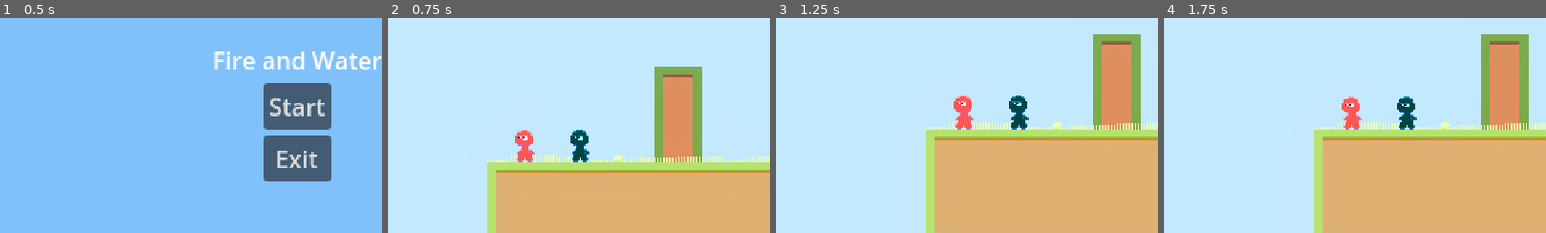
Above: before the commit, frames 1-4 (left to right).
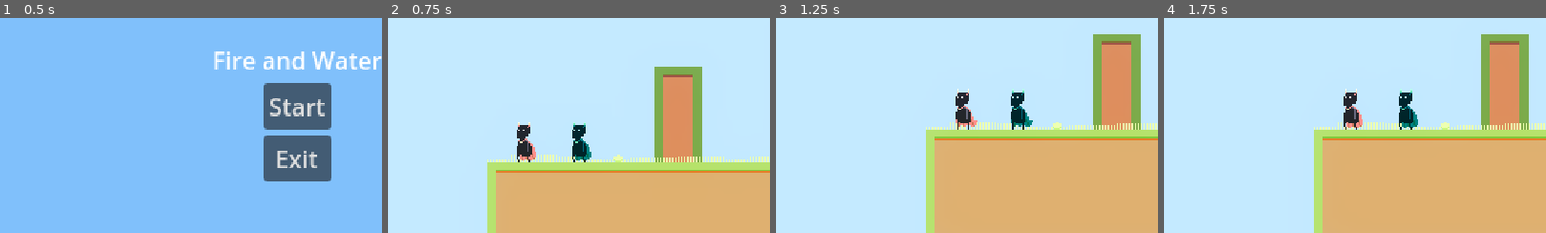
Above: after the commit, the same moments.

Repository: JohannesKoenig/fire-and-water
Game: Godot game, scene res://scenes/menu/main_menu.tscn
The game is run twice, just before and just after one commit, with the same random seed, the same clock (stepped at 60 frames per second) and the same inputs.
Inputs:
- Up to frame 1 (0.5 s): no input
- Up to frame 2 (0.75 s): click "Start" at 0.5 s
- Up to frame 3 (1.25 s): no input
- Up to frame 4 (1.75 s): no input
The pictures show only the part of the screen within x 11-61%, y 28-78%; the shares and areas given below are measured in that part.

Frame 1 is identical in both runs. In frame 2, 1.5% of the frame differs, in the area x 33-54%, y 48-68%; in frame 3, 1.5%, in the area x 46-68%, y 32-52%; in frame 4, 1.5%.

Commit message:
add new animations

Diff:
--- a/game/scenes/exit/exit.tscn
+++ b/game/scenes/exit/exit.tscn
@@ -94,6 +94,46 @@
 fill_to = Vector2(1, 0.5)
 metadata/_snap_enabled = true
 
+[sub_resource type="Animation" id="Animation_hp8yn"]
+resource_name = "Exit"
+loop_mode = 1
+tracks/0/type = "value"
+tracks/0/imported = false
+tracks/0/enabled = true
+tracks/0/path = NodePath("AnimatedSprite2D:animation")
+tracks/0/interp = 1
+tracks/0/loop_wrap = true
+tracks/0/keys = {
+"times": PackedFloat32Array(0),
+"transitions": PackedFloat32Array(1),
+"update": 1,
+"values": [&"idle"]
+}
+tracks/1/type = "value"
+tracks/1/imported = false
+tracks/1/enabled = true
+tracks/1/path = NodePath("AnimatedSprite2D:scale")
+tracks/1/interp = 1
+tracks/1/loop_wrap = true
+tracks/1/keys = {
+"times": PackedFloat32Array(0),
+"transitions": PackedFloat32Array(1),
+"update": 0,
+"values": [Vector2(4, 4)]
+}
+tracks/2/type = "value"
+tracks/2/imported = false
+tracks/2/enabled = true
+tracks/2/path = NodePath("PointLight2D:texture_scale")
+tracks/2/interp = 1
+tracks/2/loop_wrap = true
+tracks/2/keys = {
+"times": PackedFloat32Array(0),
+"transitions": PackedFloat32Array(1),
+"update": 0,
+"values": [4.0]
+}
+
 [sub_resource type="Animation" id="Animation_x5010"]
 resource_name = "Idle"
 loop_mode = 1
@@ -213,46 +253,6 @@
 "values": [Vector2(1, 1), Vector2(4, 4)]
 }
 
-[sub_resource type="Animation" id="Animation_hp8yn"]
-resource_name = "Exit"
-loop_mode = 1
-tracks/0/type = "value"
-tracks/0/imported = false
-tracks/0/enabled = true
-tracks/0/path = NodePath("AnimatedSprite2D:animation")
-tracks/0/interp = 1
-tracks/0/loop_wrap = true
-tracks/0/keys = {
-"times": PackedFloat32Array(0),
-"transitions": PackedFloat32Array(1),
-"update": 1,
-"values": [&"idle"]
-}
-tracks/1/type = "value"
-tracks/1/imported = false
-tracks/1/enabled = true
-tracks/1/path = NodePath("AnimatedSprite2D:scale")
-tracks/1/interp = 1
-tracks/1/loop_wrap = true
-tracks/1/keys = {
-"times": PackedFloat32Array(0),
-"transitions": PackedFloat32Array(1),
-"update": 0,
-"values": [Vector2(4, 4)]
-}
-tracks/2/type = "value"
-tracks/2/imported = false
-tracks/2/enabled = true
-tracks/2/path = NodePath("PointLight2D:texture_scale")
-tracks/2/interp = 1
-tracks/2/loop_wrap = true
-tracks/2/keys = {
-"times": PackedFloat32Array(0),
-"transitions": PackedFloat32Array(1),
-"update": 0,
-"values": [4.0]
-}
-
 [sub_resource type="AnimationLibrary" id="AnimationLibrary_tp67x"]
 _data = {
 "Exit": SubResource("Animation_hp8yn"),
--- a/game/scenes/player_character.tscn
+++ b/game/scenes/player_character.tscn
@@ -7,22 +7,22 @@
 [ext_resource type="Script" path="res://scripts/HurtBox.gd" id="5_q3v0x"]
 
 [sub_resource type="CapsuleShape2D" id="CapsuleShape2D_cqnov"]
-radius = 7.0
-height = 22.0
+radius = 5.0
+height = 24.0
 
 [sub_resource type="CircleShape2D" id="CircleShape2D_q1y1r"]
-radius = 7.0
+radius = 5.0
 
 [sub_resource type="CapsuleShape2D" id="CapsuleShape2D_qohb8"]
-radius = 7.0
-height = 22.0
+radius = 5.0
+height = 24.0
 
 [node name="PlayerCharacter" type="CharacterBody2D"]
 z_index = 5
 script = ExtResource("1_b4wwt")
 
 [node name="CollisionShape2D" type="CollisionShape2D" parent="."]
-position = Vector2(0, -11)
+position = Vector2(0, -12)
 shape = SubResource("CapsuleShape2D_cqnov")
 
 [node name="Rig" type="Marker2D" parent="."]
@@ -30,7 +30,6 @@
 script = ExtResource("3_dkkbr")
 
 [node name="PlayerVisuals" parent="." node_paths=PackedStringArray("rig", "player_input") instance=ExtResource("2_6ksa6")]
-position = Vector2(0, -16)
 rig = NodePath("../Rig")
 player_input = NodePath("../PlayerInput")
 
@@ -42,7 +41,7 @@
 collision_mask = 512
 
 [node name="CollisionShape2D" type="CollisionShape2D" parent="ExitSensor"]
-position = Vector2(0, -10)
+position = Vector2(0, -9)
 shape = SubResource("CircleShape2D_q1y1r")
 
 [node name="HurtBox" type="Area2D" parent="." node_paths=PackedStringArray("agent")]
@@ -52,7 +51,7 @@
 agent = NodePath("..")
 
 [node name="CollisionShape2D" type="CollisionShape2D" parent="HurtBox"]
-position = Vector2(0, -11)
+position = Vector2(0, -12)
 shape = SubResource("CapsuleShape2D_qohb8")
 
 [node name="CojoteTimer" type="Timer" parent="."]
--- a/game/scenes/player_visuals.tscn
+++ b/game/scenes/player_visuals.tscn
@@ -1,76 +1,98 @@
-[gd_scene load_steps=16 format=3 uid="uid://b1lm6sv4v5brl"]
+[gd_scene load_steps=20 format=3 uid="uid://b1lm6sv4v5brl"]
 
 [ext_resource type="Script" path="res://scripts/player_visuals.gd" id="1_i6iuw"]
-[ext_resource type="Texture2D" uid="uid://cdljafmtm8qvy" path="res://assets/sprite_animations/player_idle.png" id="1_lrc5s"]
-[ext_resource type="Texture2D" uid="uid://xermfdeegbt4" path="res://assets/sprite_animations/player_walk.png" id="2_7h13v"]
+[ext_resource type="Texture2D" uid="uid://kqetjy8cujj1" path="res://assets/sprite_animations/elemental-catalyst_idle.png" id="2_4mvmr"]
+[ext_resource type="Texture2D" uid="uid://bkelu0bu3qc34" path="res://assets/sprite_animations/elemental-catalyst_walk.png" id="3_tygi1"]
 
-[sub_resource type="AtlasTexture" id="AtlasTexture_ivhyt"]
-atlas = ExtResource("1_lrc5s")
+[sub_resource type="AtlasTexture" id="AtlasTexture_08fjo"]
+atlas = ExtResource("2_4mvmr")
 region = Rect2(0, 0, 32, 32)
 
-[sub_resource type="AtlasTexture" id="AtlasTexture_7sti5"]
-atlas = ExtResource("1_lrc5s")
+[sub_resource type="AtlasTexture" id="AtlasTexture_rrbkb"]
+atlas = ExtResource("2_4mvmr")
 region = Rect2(32, 0, 32, 32)
 
-[sub_resource type="AtlasTexture" id="AtlasTexture_oacpt"]
-atlas = ExtResource("1_lrc5s")
+[sub_resource type="AtlasTexture" id="AtlasTexture_0wofo"]
+atlas = ExtResource("2_4mvmr")
 region = Rect2(64, 0, 32, 32)
 
-[sub_resource type="AtlasTexture" id="AtlasTexture_q0a3d"]
-atlas = ExtResource("1_lrc5s")
+[sub_resource type="AtlasTexture" id="AtlasTexture_3omm3"]
+atlas = ExtResource("2_4mvmr")
 region = Rect2(96, 0, 32, 32)
 
-[sub_resource type="AtlasTexture" id="AtlasTexture_ulgws"]
-atlas = ExtResource("1_lrc5s")
+[sub_resource type="AtlasTexture" id="AtlasTexture_jo6ve"]
+atlas = ExtResource("2_4mvmr")
 region = Rect2(128, 0, 32, 32)
 
-[sub_resource type="AtlasTexture" id="AtlasTexture_rxur7"]
-atlas = ExtResource("1_lrc5s")
+[sub_resource type="AtlasTexture" id="AtlasTexture_yun8o"]
+atlas = ExtResource("2_4mvmr")
 region = Rect2(160, 0, 32, 32)
 
-[sub_resource type="AtlasTexture" id="AtlasTexture_gu033"]
-atlas = ExtResource("1_lrc5s")
+[sub_resource type="AtlasTexture" id="AtlasTexture_5l3uf"]
+atlas = ExtResource("2_4mvmr")
 region = Rect2(192, 0, 32, 32)
 
-[sub_resource type="AtlasTexture" id="AtlasTexture_v4nco"]
-atlas = ExtResource("2_7h13v")
+[sub_resource type="AtlasTexture" id="AtlasTexture_7vxfs"]
+atlas = ExtResource("2_4mvmr")
+region = Rect2(224, 0, 32, 32)
+
+[sub_resource type="AtlasTexture" id="AtlasTexture_em3ml"]
+atlas = ExtResource("2_4mvmr")
+region = Rect2(256, 0, 32, 32)
+
+[sub_resource type="AtlasTexture" id="AtlasTexture_5onkm"]
+atlas = ExtResource("3_tygi1")
 region = Rect2(0, 0, 32, 32)
 
-[sub_resource type="AtlasTexture" id="AtlasTexture_a4c78"]
-atlas = ExtResource("2_7h13v")
+[sub_resource type="AtlasTexture" id="AtlasTexture_8axkc"]
+atlas = ExtResource("3_tygi1")
 region = Rect2(32, 0, 32, 32)
 
-[sub_resource type="AtlasTexture" id="AtlasTexture_rgxpc"]
-atlas = ExtResource("2_7h13v")
+[sub_resource type="AtlasTexture" id="AtlasTexture_h4rwy"]
+atlas = ExtResource("3_tygi1")
 region = Rect2(64, 0, 32, 32)
 
-[sub_resource type="AtlasTexture" id="AtlasTexture_gxd1c"]
-atlas = ExtResource("2_7h13v")
+[sub_resource type="AtlasTexture" id="AtlasTexture_a8phy"]
+atlas = ExtResource("3_tygi1")
 region = Rect2(96, 0, 32, 32)
+
+[sub_resource type="AtlasTexture" id="AtlasTexture_vuqqh"]
+atlas = ExtResource("3_tygi1")
+region = Rect2(128, 0, 32, 32)
+
+[sub_resource type="AtlasTexture" id="AtlasTexture_mk43g"]
+atlas = ExtResource("3_tygi1")
+region = Rect2(160, 0, 32, 32)
 
 [sub_resource type="SpriteFrames" id="SpriteFrames_vtj8n"]
 animations = [{
 "frames": [{
 "duration": 1.0,
-"texture": SubResource("AtlasTexture_ivhyt")
+"texture": SubResource("AtlasTexture_08fjo")
 }, {
 "duration": 1.0,
-"texture": SubResource("AtlasTexture_7sti5")
+"texture": SubResource("AtlasTexture_rrbkb")
 }, {
 "duration": 1.0,
-"texture": SubResource("AtlasTexture_oacpt")
+"texture": SubResource("AtlasTexture_0wofo")
 }, {
 "duration": 1.0,
-"texture": SubResource("AtlasTexture_q0a3d")
+"texture": SubResource("AtlasTexture_3omm3")
 }, {
 "duration": 1.0,
-"texture": SubResource("AtlasTexture_ulgws")
+"texture": SubResource("AtlasTexture_jo6ve")
 }, {
 "duration": 1.0,
-"texture": SubResource("AtlasTexture_rxur7")
+"texture": SubResource("AtlasTexture_yun8o")
 }, {
 "duration": 1.0,
-"texture": SubResource("AtlasTexture_gu033")
+"texture": SubResource("AtlasTexture_5l3uf")
+}, {
+"duration": 1.0,
+"texture": SubResource("AtlasTexture_7vxfs")
+}, {
+"duration": 1.0,
+"texture": SubResource("AtlasTexture_em3ml")
 }],
 "loop": true,
 "name": &"idle",
@@ -78,20 +100,26 @@
 }, {
 "frames": [{
 "duration": 1.0,
-"texture": SubResource("AtlasTexture_v4nco")
+"texture": SubResource("AtlasTexture_5onkm")
 }, {
 "duration": 1.0,
-"texture": SubResource("AtlasTexture_a4c78")
+"texture": SubResource("AtlasTexture_8axkc")
 }, {
 "duration": 1.0,
-"texture": SubResource("AtlasTexture_rgxpc")
+"texture": SubResource("AtlasTexture_h4rwy")
 }, {
 "duration": 1.0,
-"texture": SubResource("AtlasTexture_gxd1c")
+"texture": SubResource("AtlasTexture_a8phy")
+}, {
+"duration": 1.0,
+"texture": SubResource("AtlasTexture_vuqqh")
+}, {
+"duration": 1.0,
+"texture": SubResource("AtlasTexture_mk43g")
 }],
 "loop": true,
 "name": &"walk",
-"speed": 15.0
+"speed": 12.0
 }]
 
 [node name="PlayerVisuals" type="Node2D"]
@@ -99,8 +127,7 @@
 script = ExtResource("1_i6iuw")
 
 [node name="AnimatedSprite2D" type="AnimatedSprite2D" parent="."]
-position = Vector2(-2, 0)
+position = Vector2(0, -9)
 sprite_frames = SubResource("SpriteFrames_vtj8n")
 animation = &"walk"
 autoplay = "idle"
-frame_progress = 0.0949438
Binary file added: game/assets/sprite_animations/elemental-catalyst_idle.png
Not shown, added: game/assets/sprite_animations/elemental-catalyst_idle.png.import
Binary file added: game/assets/sprite_animations/elemental-catalyst_walk.png
Not shown, added: game/assets/sprite_animations/elemental-catalyst_walk.png.import
Not shown, added: asset_projects/aseprite/elemental-catalyst.aseprite
Not shown, added: asset_projects/aseprite/elemental-catalyst_walk.aseprite
